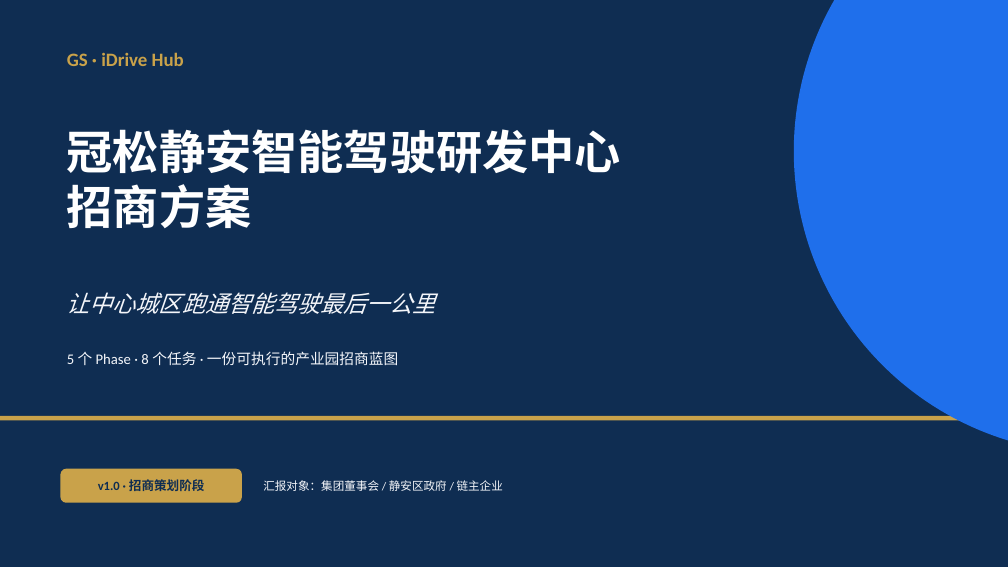
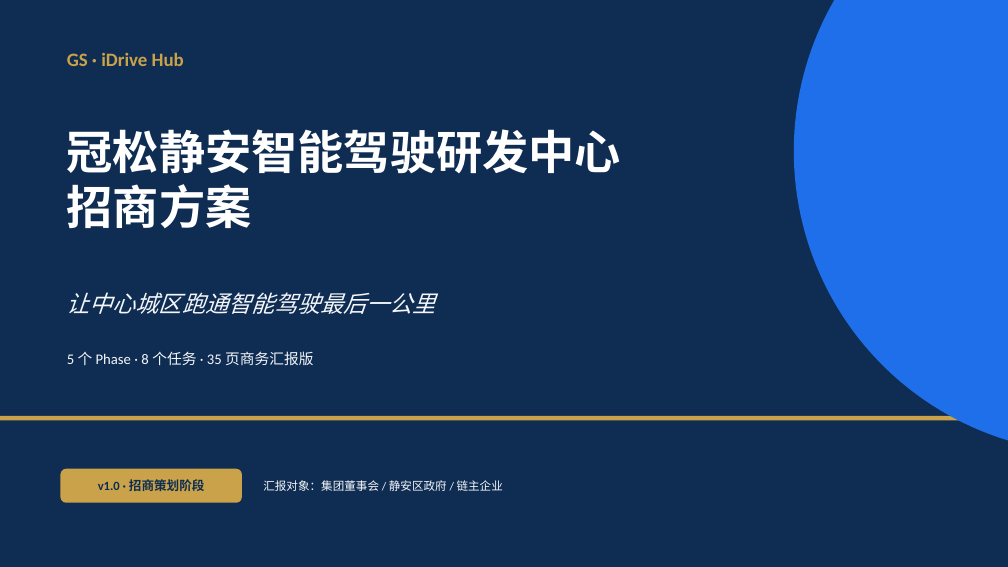
Before and after one commit to hujigang2010-maker/AIDEN, a slide deck: slide 1 of docs/deck/GS-iDrive-Hub-招商方案.pptx. Drawn at 1008x567 pixels with LibreOffice and Linux fonts; fonts in the diff are those of the drawing. Boxes give left, top, right and bottom in pixels: in the first picture for what was removed or moved away, otherwise in the second. Text is boxed around its words. In the diff, an @@ line names an element or a change of style, - is before the commit and + after.

```diff
--- a/docs/deck/GS-iDrive-Hub-招商方案.pptx
+++ b/docs/deck/GS-iDrive-Hub-招商方案.pptx
@@ text at <box>67,351,313,365</box>: text changed @@
-5 个 Phase · 8 个任务 · 一份可执行的产业园招商蓝图
+5 个 Phase · 8 个任务 · 35 页商务汇报版
```
Also in this commit, not shown: 18 other slides changed, 13 slides added, 2 other files.
